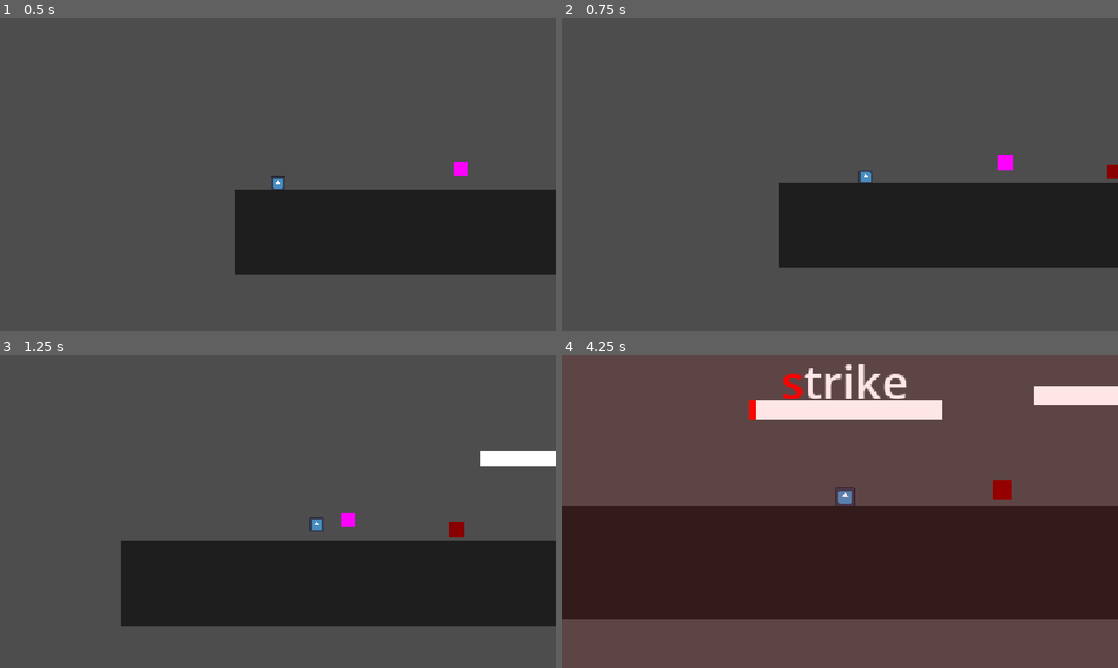
Above: before the commit, frames 1-4 (two rows, left to right).
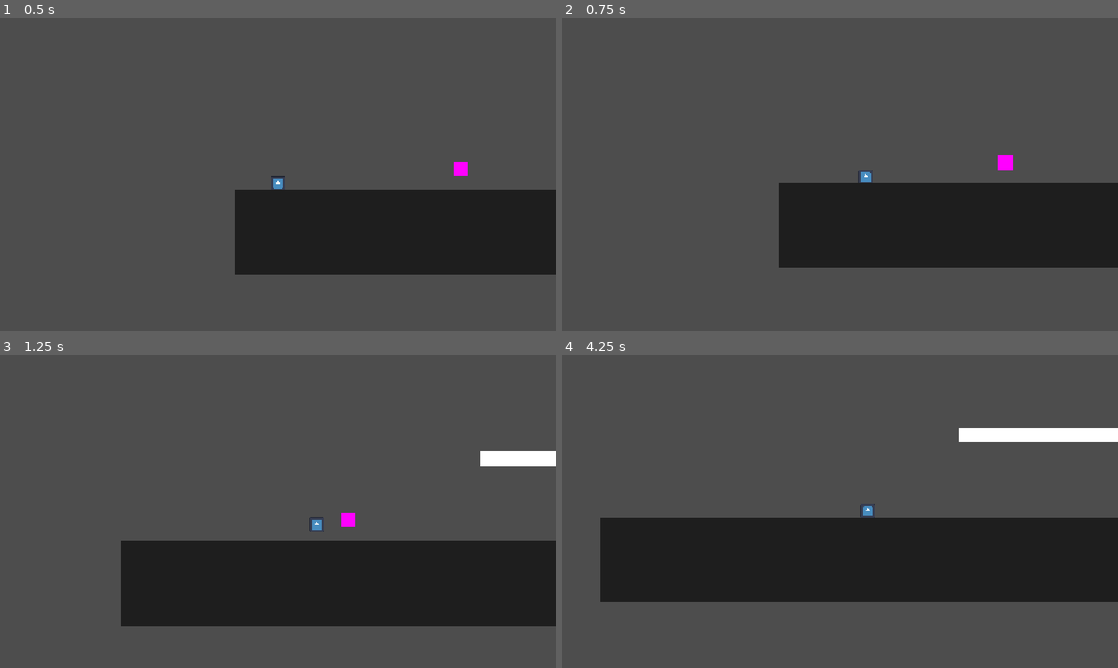
Above: after the commit, the same moments.

Repository: rammne/boram
Game: Godot game, scene res://scenes/testingGround.tscn
Same seed, same stepped clock (60 frames per second), same inputs: the game is played once before the commit and once after it. The engine's default icon, where the game draws it, is replaced by a stand-in: a white triangle on a blue panel in a dark square.
Inputs:
- Up to frame 1 (0.5 s): no input
- Up to frame 2 (0.75 s): tap Enter at 0.5 s; hold J (right) from 0.53 s (still down)
- Up to frame 3 (1.25 s): keep holding J (right); tap Space (jump) at 0.77 s
- Up to frame 4 (4.25 s): tap Space (jump) at 1.52, 3.02, 3.77 s; release J (right) at 2.03 s; hold F (left) 2.03-2.78 s; hold J (right) from 2.78 s (still down)

Frame 1 is identical in both runs. In frame 2, less than 0.1% of the frame differs, in the area x 98-100%, y 46-52%; in frame 3, 0.1%; in frame 4, 17%, in the area x 0-100%, y 2-85%.

Commit message:
added wraith mechanics

Diff:
--- /dev/null
+++ b/scenes/attack_component.gd
@@ -0,0 +1,100 @@
+extends Node
+
+enum AttackType { KNOCKBACK, TELEPORT }
+@export var attack_type: AttackType = AttackType.KNOCKBACK
+
+@export var body: CharacterBody2D
+@export var hitbox_area: Area2D
+@export var movement_component: Node
+
+@export var teleport_drop_distance: float = 600.0
+@export var knockback_force_x: float = 600.0
+@export var knockback_force_y: float = 300.0
+
+@export var windup_time: float = 0.35
+@export var charge_speed: float = 1200.0
+@export var charge_duration: float = 0.4
+@export var cooldown_time: float = 1.0
+@export var charge_friction: float = 4000.0
+
+var is_attacking: bool = false
+var is_charging: bool = false
+var target_player: CharacterBody2D = null
+var player_in_hitbox: bool = false
+
+func _ready() -> void:
+	if not body or not hitbox_area or not movement_component:
+		push_error("AttackComponent: Missing node assignments.")
+		return
+
+	hitbox_area.body_entered.connect(_on_hitbox_entered)
+	hitbox_area.body_exited.connect(_on_hitbox_exited)
+
+func _physics_process(delta: float) -> void:
+	if is_charging:
+		# move_and_collide returns the collision data instantly, avoiding slide logic
+		var collision = body.move_and_collide(body.velocity * delta)
+		if collision:
+			_handle_dash_collision(collision)
+	elif not is_attacking and player_in_hitbox and is_instance_valid(target_player):
+		_execute_attack()
+
+func _on_hitbox_entered(entered_body: Node2D) -> void:
+	if entered_body.name == "Player":
+		target_player = entered_body
+		player_in_hitbox = true
+
+func _on_hitbox_exited(exited_body: Node2D) -> void:
+	if exited_body.name == "Player":
+		player_in_hitbox = false
+
+func _execute_attack() -> void:
+	is_attacking = true
+	movement_component.set_physics_process(false)
+	body.velocity = Vector2.ZERO
+
+	var sprite = body.get_node_or_null("Sprite2D")
+	if sprite:
+		var tween = create_tween()
+		tween.tween_property(sprite, "modulate", Color.RED, windup_time / 2.0).set_trans(Tween.TRANS_SINE)
+		tween.tween_property(sprite, "modulate", Color.WHITE, windup_time / 2.0).set_trans(Tween.TRANS_SINE)
+
+	await get_tree().create_timer(windup_time).timeout
+
+	if is_instance_valid(target_player):
+		var direction = (target_player.global_position - body.global_position).normalized()
+		body.velocity = direction * charge_speed
+		is_charging = true
+
+	await get_tree().create_timer(charge_duration).timeout
+
+	is_charging = false
+	body.velocity = Vector2.ZERO
+
+	await get_tree().create_timer(cooldown_time).timeout
+
+	is_attacking = false
+	movement_component.set_physics_process(true)
+
+func _handle_dash_collision(collision: KinematicCollision2D) -> void:
+	var collider = collision.get_collider()
+
+	if collider.name == "Player":
+		is_charging = false
+		body.velocity = Vector2.ZERO
+
+		match attack_type:
+			AttackType.KNOCKBACK:
+				if collider.has_method("apply_knockback"):
+					collider.apply_knockback(body.global_position, knockback_force_x, knockback_force_y)
+			AttackType.TELEPORT:
+				collider.global_position.y += teleport_drop_distance
+				collider.velocity.y = 0.0
+	else:
+		# Homing Ricochet Mechanics: Redirects velocity strictly toward the player
+		#if is_instance_valid(target_player):
+			#var homing_direction = (target_player.global_position - body.global_position).normalized()
+			#body.velocity = homing_direction * charge_speed
+		#else:
+			#body.velocity = body.velocity.bounce(collision.get_normal())
+		pass
--- /dev/null
+++ b/scenes/drift_movement.gd
@@ -0,0 +1,42 @@
+extends Node
+
+# Node references assigned in the Inspector
+@export var body: CharacterBody2D
+@export var vision_area: Area2D
+
+# Movement metrics
+@export var speed: float = 120.0
+
+var target_player: CharacterBody2D = null
+
+func _ready() -> void:
+	# Validate exports to prevent null instance crashes
+	if not body or not vision_area:
+		push_error("DriftMovement: Missing body or vision_area assignment.")
+		return
+
+	vision_area.body_entered.connect(_on_vision_entered)
+	vision_area.body_exited.connect(_on_vision_exited)
+
+func _physics_process(_delta: float) -> void:
+	if not body:
+		return
+
+	if not target_player:
+		# Decelerate to a halt when the player leaves the vision radius
+		body.velocity = body.velocity.move_toward(Vector2.ZERO, speed * _delta * 5.0)
+	else:
+		# Calculate a normalized vector toward the player and apply constant speed
+		var direction: Vector2 = (target_player.global_position - body.global_position).normalized()
+		body.velocity = direction * speed
+
+	body.move_and_slide()
+
+func _on_vision_entered(entered_body: Node2D) -> void:
+	# Ensure your player node is named exactly "Player"
+	if entered_body.name == "Player":
+		target_player = entered_body
+
+func _on_vision_exited(exited_body: Node2D) -> void:
+	if exited_body == target_player:
+		target_player = null
--- a/scenes/player.tscn
+++ b/scenes/player.tscn
@@ -13,6 +13,7 @@
 [sub_resource type="RectangleShape2D" id="RectangleShape2D_7n77a"]
 
 [node name="Player" type="CharacterBody2D" unique_id=438760599]
+collision_mask = 3
 script = ExtResource("1_g2els")
 
 [node name="Sprite2D" type="Sprite2D" parent="." unique_id=1617296726]
--- a/scenes/test_platform.tscn
+++ b/scenes/test_platform.tscn
@@ -4,6 +4,7 @@
 size = Vector2(294, 20)
 
 [node name="TestPlatform" type="StaticBody2D" unique_id=1601330142]
+collision_layer = 2
 
 [node name="CollisionShape2D" type="CollisionShape2D" parent="." unique_id=994626948]
 position = Vector2(137, 0)
--- a/scenes/testingGround.tscn
+++ b/scenes/testingGround.tscn
@@ -4,9 +4,9 @@
 [ext_resource type="Script" uid="uid://dfga7qkxy7sus" path="res://scripts/camera_2d.gd" id="2_shhcf"]
 [ext_resource type="PackedScene" uid="uid://d16bgmnv0pxeb" path="res://scenes/typing_jump_zone.tscn" id="2_smf7t"]
 [ext_resource type="PackedScene" uid="uid://bdixgcg2rwv04" path="res://scenes/world_boundary.tscn" id="3_ct7hk"]
-[ext_resource type="PackedScene" uid="uid://cu5w8ecqmbmq2" path="res://scenes/enemy.tscn" id="4_shhcf"]
 [ext_resource type="PackedScene" uid="uid://bx2yogyweqdee" path="res://scenes/test_platform.tscn" id="5_b1ee8"]
 [ext_resource type="PackedScene" uid="uid://boyaddtt24sy5" path="res://scenes/combat_skill_zone.tscn" id="7_8ufro"]
+[ext_resource type="PackedScene" uid="uid://1cmy5hsckvxl" path="res://scenes/wraith.tscn" id="8_nbqfs"]
 
 [sub_resource type="RectangleShape2D" id="RectangleShape2D_7n77a"]
 size = Vector2(1158, 117)
@@ -41,40 +41,25 @@
 [node name="WorldBoundary" parent="." unique_id=1093097076 instance=ExtResource("3_ct7hk")]
 position = Vector2(-71, 745)
 
-[node name="Enemy" parent="." unique_id=1841157842 instance=ExtResource("4_shhcf")]
-position = Vector2(876, 245)
-word_health = 1
-
-[node name="Enemy2" parent="." unique_id=939177848 instance=ExtResource("4_shhcf")]
-position = Vector2(411, 115)
-word_health = 1
-
-[node name="Enemy4" parent="." unique_id=424980814 instance=ExtResource("4_shhcf")]
-position = Vector2(945, -54)
-word_health = 1
-
-[node name="Enemy5" parent="." unique_id=1780527145 instance=ExtResource("4_shhcf")]
-position = Vector2(414, -186)
-word_health = 1
-
-[node name="Enemy3" parent="." unique_id=576659901 instance=ExtResource("4_shhcf")]
-position = Vector2(457, 520)
-word_health = 1
-
 [node name="TestPlatform" parent="." unique_id=1601330142 instance=ExtResource("5_b1ee8")]
 position = Vector2(500, 422)
 
 [node name="TestPlatform2" parent="." unique_id=742392728 instance=ExtResource("5_b1ee8")]
 position = Vector2(846, 274)
 
-[node name="TestPlatform3" parent="." unique_id=1285997258 instance=ExtResource("5_b1ee8")]
-position = Vector2(173, 145)
-
 [node name="TypingSkillZone" parent="." unique_id=1310098119 instance=ExtResource("2_smf7t")]
 position = Vector2(755, 335)
 
 [node name="TypingSkillZone2" parent="." unique_id=62816091 instance=ExtResource("2_smf7t")]
 position = Vector2(669, 193)
+skill_type = 1
+required_word_count = 1
 
 [node name="CombatSkillZone" parent="." unique_id=862248270 instance=ExtResource("7_8ufro")]
 position = Vector2(307, 507)
+
+[node name="Wraith" parent="." unique_id=1523682806 instance=ExtResource("8_nbqfs")]
+position = Vector2(720, 125)
+
+[node name="Wraith2" parent="." unique_id=1495334845 instance=ExtResource("8_nbqfs")]
+position = Vector2(1041, 431)
--- /dev/null
+++ b/scenes/wraith.gd
@@ -0,0 +1,7 @@
+extends CharacterBody2D
+
+@export var word_health: int = 2
+
+func _process(_delta: float) -> void:
+	if word_health <= 0:
+		queue_free() # Dies instantly when health reaches 0
--- /dev/null
+++ b/scenes/wraith.tscn
@@ -0,0 +1,52 @@
+[gd_scene format=3 uid="uid://1cmy5hsckvxl"]
+
+[ext_resource type="Script" uid="uid://bowondx8788xa" path="res://scenes/wraith.gd" id="1_jgvxf"]
+[ext_resource type="Texture2D" uid="uid://c7plnpg36kxa2" path="res://assets/enemy_base.png" id="1_rvm2k"]
+[ext_resource type="Script" uid="uid://brkvfsw0vovwa" path="res://scenes/drift_movement.gd" id="2_asygq"]
+[ext_resource type="Script" uid="uid://chjbnvvbfi83o" path="res://scenes/attack_component.gd" id="3_hbxvh"]
+
+[sub_resource type="RectangleShape2D" id="RectangleShape2D_7n77a"]
+size = Vector2(16, 16)
+
+[sub_resource type="CircleShape2D" id="CircleShape2D_rvm2k"]
+radius = 400.0
+
+[sub_resource type="CircleShape2D" id="CircleShape2D_7n77a"]
+radius = 176.17
+
+[node name="Wraith" type="CharacterBody2D" unique_id=1523682806 groups=["enemies"]]
+collision_layer = 0
+script = ExtResource("1_jgvxf")
+
+[node name="Sprite2D" type="Sprite2D" parent="." unique_id=663538725]
+texture = ExtResource("1_rvm2k")
+
+[node name="CollisionShape2D" type="CollisionShape2D" parent="." unique_id=1989940226]
+shape = SubResource("RectangleShape2D_7n77a")
+
+[node name="VisionArea" type="Area2D" parent="." unique_id=1405598853]
+
+[node name="CollisionShape2D" type="CollisionShape2D" parent="VisionArea" unique_id=241601283]
+shape = SubResource("CircleShape2D_rvm2k")
+
+[node name="DriftMovement" type="Node" parent="." unique_id=672368935 node_paths=PackedStringArray("body", "vision_area")]
+script = ExtResource("2_asygq")
+body = NodePath("..")
+vision_area = NodePath("../VisionArea")
+
+[node name="AttackComponent" type="Node" parent="." unique_id=362910313 node_paths=PackedStringArray("body", "hitbox_area", "movement_component")]
+script = ExtResource("3_hbxvh")
+body = NodePath("..")
+hitbox_area = NodePath("../HitboxArea")
+movement_component = NodePath("../DriftMovement")
+knockback_force_x = 1000.0
+knockback_force_y = 500.0
+windup_time = 0.2
+charge_speed = 700.0
+charge_duration = 0.25
+cooldown_time = 0.4
+
+[node name="HitboxArea" type="Area2D" parent="." unique_id=10740906]
+
+[node name="CollisionShape2D" type="CollisionShape2D" parent="HitboxArea" unique_id=5837556]
+shape = SubResource("CircleShape2D_7n77a")
--- a/scripts/player.gd
+++ b/scripts/player.gd
@@ -25,6 +25,9 @@
 @export var double_jump_force: float = -600.0
 @export var dash_speed: float = 1200.0
 @export var dash_duration: float = 0.2
+
+var is_knocked_back: bool = false
+@export var knockback_recovery_time: float = 0.4
 
 var is_dashing: bool = false
 var stored_x_velocity: float = 0.0
@@ -310,19 +313,50 @@
 	if Input.is_action_just_released("jump") and velocity.y < 0:
 		velocity.y *= jump_cut_multiplier
 
+func apply_knockback(source_position: Vector2, force_x: float, force_y: float) -> void:
+	# 1. State Guard: Reject all damage/knockback if executing a cinematic attack
+	if is_dashing:
+		return
+
+	is_knocked_back = true
+	preserve_momentum = false
+
+	# 2. Directional Calculation
+	var direction_x: float = sign(global_position.x - source_position.x)
+	if direction_x == 0:
+		direction_x = 1.0
+
+	velocity.x = direction_x * force_x
+	velocity.y = abs(force_y)
+
+	# 3. Visual Feedback: Damage Flash
+	#var damage_flash = get_node_or_null("HUD/DamageFlash")
+	#if damage_flash:
+		## Ensure the node is visible, snap opacity to 100%, then fade to 0%
+		#damage_flash.show()
+		#damage_flash.modulate.a = 1.0
+		#
+		#var flash_tween = create_tween()
+		## Fades out over 0.2 seconds for a sharp, impactful flash
+		#flash_tween.tween_property(damage_flash, "modulate:a", 0.0, 0.2).set_ease(Tween.EASE_OUT)
+
+	# 4. State Recovery
+	await get_tree().create_timer(knockback_recovery_time).timeout
+	is_knocked_back = false
+
 func _handle_movement(delta: float) -> void:
+	if is_knocked_back:
+		velocity.x = move_toward(velocity.x, 0, friction * delta)
+		return
+
 	var direction := Input.get_axis("left", "right")
 
 	if direction != 0:
-		# The player pressed a key. Return manual control and disable the momentum lock.
 		preserve_momentum = false
-		velocity.x = direction * max_speed # Replace 'speed' with your actual speed variable
+		velocity.x = direction * max_speed
 	else:
 		if preserve_momentum and not is_on_floor():
-			# Player is mid-air after a skill and not pressing keys.
-			# Do nothing to velocity.x so they keep flying forward.
 			pass
 		else:
-			# Standard friction when on the ground or falling normally without input
 			preserve_momentum = false
-			velocity.x = move_toward(velocity.x, 0, friction * delta) # Replace 'friction' with your actual friction variable
+			velocity.x = move_toward(velocity.x, 0, friction * delta)
Binary file added: assets/enemy_base.png
Not shown, added: assets/enemy_base.png.import
Binary file added: enemy_base.png
Not shown, added: enemy_base.png.import
Not shown, added: scenes/attack_component.gd.uid
Not shown, added: scenes/drift_movement.gd.uid
Not shown, added: scenes/wraith.gd.uid
